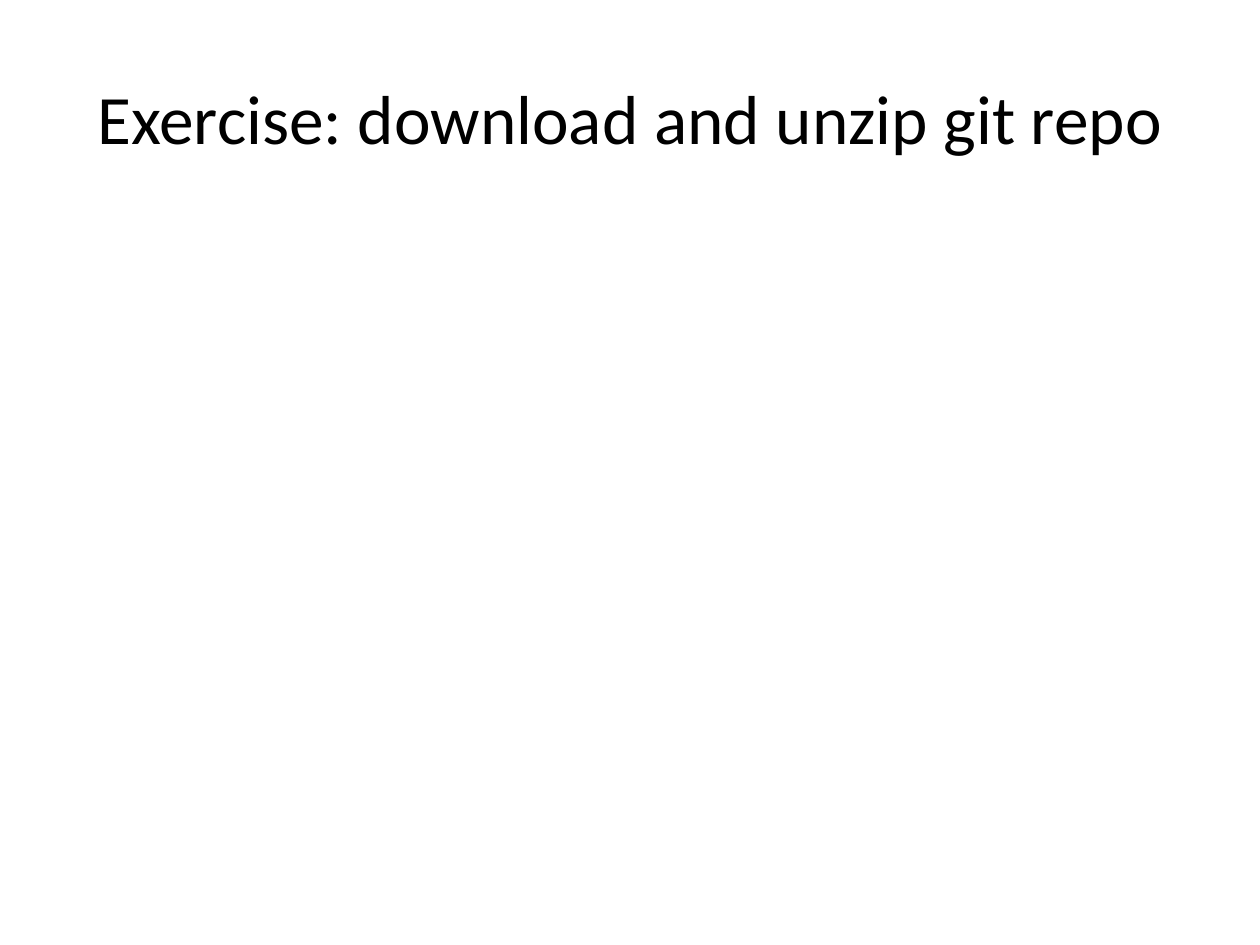
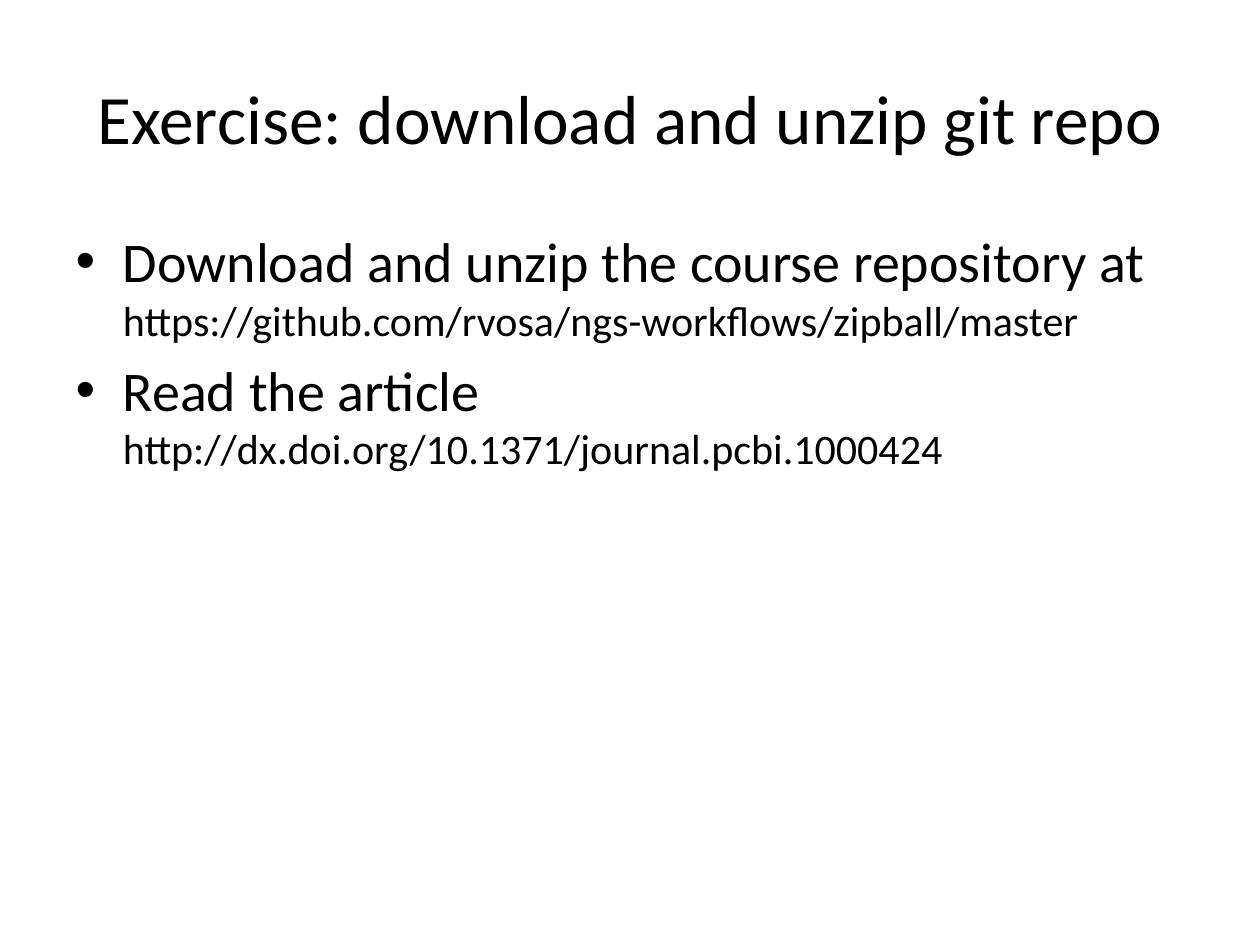
Before and after one commit to rvosa/ngs-workflows, a slide deck: slide 7 of doc/slides/day2/session3/ProjectOrg.pptx. Drawn at 1260x945 pixels with LibreOffice and Linux fonts; fonts in the diff are those of the drawing. Boxes give left, top, right and bottom in pixels: in the first picture for what was removed or moved away, otherwise in the second. Text is boxed around its words. In the diff, an @@ line names an element or a change of style, - is before the commit and + after.

```diff
--- a/doc/slides/day2/session3/ProjectOrg.pptx
+++ b/doc/slides/day2/session3/ProjectOrg.pptx
@@ text added at (x1=123, y1=243, x2=1144, y2=472), 24 pt, text #000000 @@
+• Download and unzip the course repository at https://github.com/rvosa/ngs-workflows/zipball/master
+• Read the article
+  http://dx.doi.org/10.1371/journal.pcbi.1000424
```
Also in this commit, not shown: 3 other slides changed, 3 other files.
